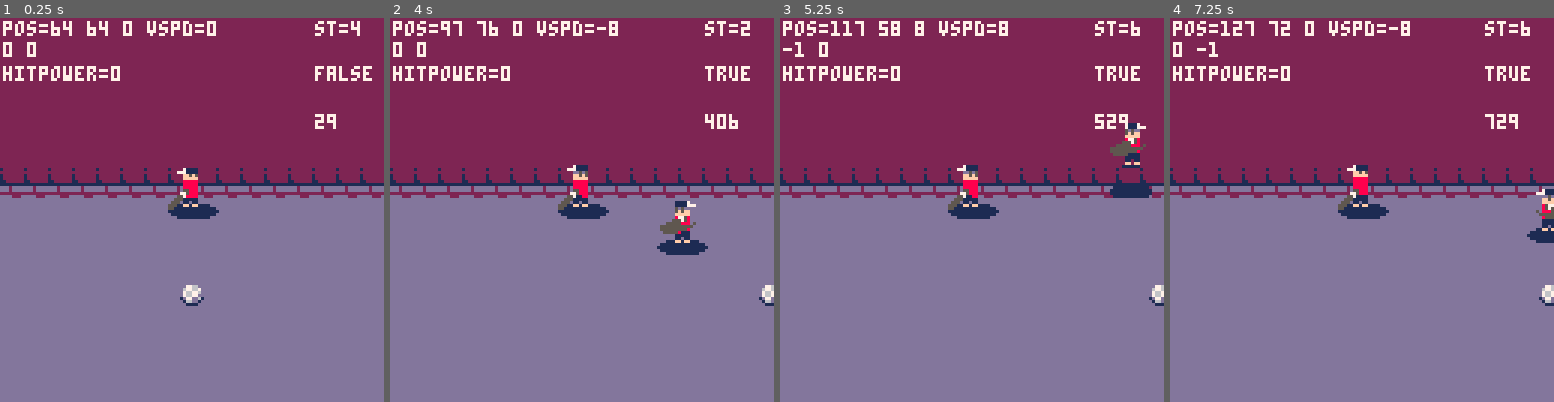
Above: before the commit, frames 1-4 (left to right).
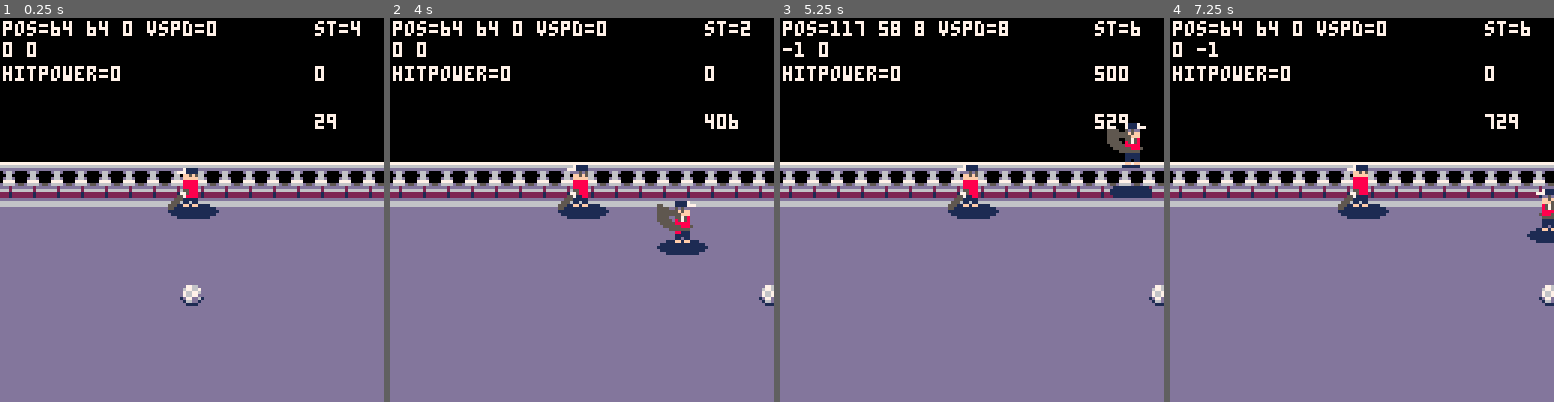
Above: after the commit, the same moments.

Repository: rodrigodmoreira/pico-8
Game: PICO-8 cartridge general/multilane_proto.p8
Two runs of this game, one before a commit and one after it. Both use one fixed random seed, a clock stepped at 60 frames per second and the inputs below.
Inputs:
- Up to frame 1 (0.25 s): no input
- Up to frame 2 (4 s): tap X (X key) at 0.33, 1.07, 1.85, 2.97 s; tap O (Z key) at 0.7, 1.7, 2.1, 2.5, 2.9, 3.3, 3.7 s; hold Right 1.6-2.1 s; hold Up 2.15-2.42 s; hold Right 2.47-3.03 s; hold Left 3.08-3.58 s; hold Down 3.63-3.97 s
- Up to frame 3 (5.25 s): hold Right 4.02-4.68 s; tap X (X key) at 4.08, 5.2 s; tap O (Z key) at 4.1, 4.5, 4.9 s; hold Up 4.73-5.03 s; hold Left from 5.08 s (still down)
- Up to frame 4 (7.25 s): tap O (Z key) every 0.4 s from 5.3 to 6.9 s; release Left at 5.68 s; hold Down 5.73-6.03 s; hold Right 6.08-6.58 s; tap X (X key) at 6.32 s; hold Right 6.63-7.13 s; hold Up from 7.18 s (still down)

The runs differ from the first frame. In frame 1, 44% of the frame differs, in the area x 0-100%, y 0-50%; in frame 2, 45%, in the area x 0-100%, y 0-57%; in frame 3, 43%; in frame 4, 45%.

Commit message:
fix multilane prototype merge btw pc's

Diff:
--- a/general/fx_flash.p8
+++ /dev/null
@@ -1,67 +0,0 @@
-pico-8 cartridge // http://www.pico-8.com
-version 18
-__lua__
--- init
-function _init()
-	cam=vec2(-63,-63)
-	fx={
-		pos=vec2(20,20),
-		rot=0
-	}
-end
-
--->8
--- update
-
-function _update60()
-	if (btn(0)) cam.x=cam.x-1
-	if (btn(1)) cam.x=cam.x+1
-	if (btn(2)) cam.y=cam.y-1
-	if (btn(3)) cam.y=cam.y+1
-
-	if (btn(4)) fx.rot=fx.rot+1
-	if (btn(5)) fx.rot=fx.rot-1
-end
-
--->8
--- draw
-
-function _draw()
-	cls()
-	camera(cam.x, cam.y)
-	for x=-100,100 do
-		local lst=vec2(x,calc(-x)):rot(fx.rot)
-		local len=vec2(x,calc(x)):rot(fx.rot)
-		line(lst.x,lst.y, len.x,len.y, 10)
-	end
-end
-
-function calc(x)
-	return 50/x
-end
-
--->8
--- utils
-
-function rot(self,r)
-	r=r*3.14/180
-	self.x = self.x*cos(r) - self.y*sin(r)
-	self.y = self.x*sin(r) + self.y*cos(r)
-	return self
-end
-
-function vec2(x,y)
-	return {
-		x=x,
-		y=y,
-		rot=rot
-	}
-end
-
-__gfx__
-00000000000000000000000000000000000000000000000000000000000000000000000000000000000000000000000000000000000000000000000000000000
-00000000000000000000000000000000000000000000000000000000000000000000000000000000000000000000000000000000000000000000000000000000
-00700700000000000000000000000000000000000000000000000000000000000000000000000000000000000000000000000000000000000000000000000000
-00077000000000000000000000000000000000000000000000000000000000000000000000000000000000000000000000000000000000000000000000000000
-00077000000000000000000000000000000000000000000000000000000000000000000000000000000000000000000000000000000000000000000000000000
-00700700000000000000000000000000000000000000000000000000000000000000000000000000000000000000000000000000000000000000000000000000
--- a/general/multilane_proto.p8
+++ b/general/multilane_proto.p8
@@ -1,18 +1,17 @@
 pico-8 cartridge // http://www.pico-8.com
-version 35
+version 36
 __lua__
 -- init
 
 function _init()
 	game_init()
-	_update
-	=game_update
-	_draw=game_draw
+	_update = game_update
+	_draw = game_draw
 end
 
 -- game init
 function game_init()
-	plist={
+	plist = {
 		player:new(),
 		player:new(1)
 	}
@@ -52,11 +51,12 @@
 	iball:draw()
 
 	-- debug
+	local p1 = plist[1]
 	print("pos="..p1.pos.x.." "..p1.pos.y.." "..p1.pos.z.." vspd="..p1.vspd, 1,1, 7)
-	local axis=get_player_gnd_axis()
+	local axis = get_player_gnd_axis()
 	print(axis.x.." "..axis.y, 1,8, 7)
 	print("hitpower="..p1.hitpower, 1,16, 7)
-	print(p1.hitting, 105,16, 7)
+	print(p1.hit_start, 105,16, 7)
 	print(ticks(), 105,32, 7)
 end
 
@@ -64,40 +64,45 @@
 -- util
 
 scene_manager = {
-	goto_menu=function()
+	goto_menu = function()
 	end
 }
 
-player={
-	new=function(self, id)
-		local o={
-			id=id or 0,
-			state=0,
-			pos=vec2:new(64,64),
-			spd=vec2:new(),
-			vspd=0,
-			hflip=false,
-			hitpower=0,
-			hitting=false,
-			hit_start=0,
-			anim={
+player = {
+	new = function(self, id)
+		local o = {
+			id = id or 0,
+			state = 0,
+			pos = vec2:new(64,64),
+			spd = vec2:new(),
+			dg_spd = vec2:new(),
+			vspd = 0,
+			hflip = false,
+			hitpower = 0,
+			hitting = false,
+			hit_start = 0,
+			hit_duration = 50, -- ticks
+			anim = {
 				{0, 2, 4}, -- idle
 				{6, 8, 10, 12}, -- run
-				{8} -- jump
+				{8}, -- jump
+				{8} -- dash
 			},
 
 			update=function(self)
-				local axis=get_player_gnd_axis(self.id)
-				local grounded=self.pos.z==0
-
-				-- set state
-				if abs(axis.x)+abs(axis.y) > 0 and grounded then
-					self.state=1
-				elseif not grounded then
-					self.state=2
-				else
-					self.state=0
-				end
+				-- basic info
+				local axis = get_player_gnd_axis(self.id)
+				local grounded = self.pos.z == 0
+
+				-- pre all-state
+					-- set state
+					if axis:length() > 0 and grounded then
+						self.state = 1
+					elseif not grounded then
+						self.state = 2
+					else
+						self.state = 0
+					end
 
 				-- jump
 				if btnp(❎, id) and grounded then
@@ -129,7 +134,7 @@
 					local elapsed = (ticks()-self.hit_start)
 
 					-- exit hit state
-					if (elapsed>=100) self.hitting=false
+					if (elapsed>=self.hit_duration) self.hitting=false
 				end
 				self.hitpower=_t(
 					btn(🅾️, id),
@@ -146,56 +151,75 @@
 
 				end
 
-				-- update position
-				self.pos.x=clamp(
-					self.pos.x+2*axis.x,
-					0,127
-				)
-				self.pos.y=clamp(
-					self.pos.y+2*axis.y,
-					56,127
-				)
-
-				-- update fake vertical spd and pos
-				if not grounded then
-					self.vspd = self.vspd-1
-				end
-				self.pos.z = clamp(
-					self.pos.z+self.vspd,
-					0,100)
+
+				-- state specifics
+				if self.state == 1 then -- idle
+
+				elseif self.state == 2 then -- walk
+
+				elseif self.state == 3 then -- jump
+
+				elseif self.state == 4 then -- dash
+					self.dg_spd.x = self.dg_spd.x * 0.8
+					self.dg_spd.y = self.dg_spd.y * 0.8
+				end
+
+
+				-- post all-state
+					-- set sprite orientation
+					if (axis.x < 0) self.hflip = true
+					if (axis.x > 0) self.hflip = false
+
+					-- update position
+					self.pos.x = clamp(
+						self.pos.x + 2*axis.x,
+						0,127
+					)
+					self.pos.y = clamp(
+						self.pos.y + 2*axis.y,
+						56,127
+					)
+
+					-- update fake vertical spd and pos
+					if not grounded then
+						self.vspd = self.vspd - 1
+					end
+					self.pos.z = clamp(
+						self.pos.z + self.vspd,
+						0,100)
 			end,
 
-			draw=function(self)
-				local p=self.pos
+			draw = function(self)
+				local p = self.pos
 
 				-- shadow
-				local z_hoff=min(7,p.z/5)
-				local z_voff=min(2,p.z/10)
+				local z_hoff = min(7,p.z/5)
+				local z_voff = min(2,p.z/10)
 				ovalfill(
-					p.x-8+z_hoff,p.y-2+z_voff,
-					p.x+8-z_hoff,p.y+2-z_voff, 1)
+					p.x - 8 + z_hoff,p.y - 2 + z_voff,
+					p.x + 8 - z_hoff,p.y + 2 - z_voff, 1)
 
 				-- player sprite
-				local frame_list=self.anim[self.state+1]
-				local frame=frame_list[get_frame_id(#frame_list, 0.1)+1]
+				local frame_list = self.anim[self.state+1]
+				local frame = frame_list[get_frame_id(#frame_list, 0.1) + 1]
 				spr(frame,
-					p.x-8,p.y-16-p.z,
+					p.x - 8,p.y - 16 - p.z,
 					2,2, self.hflip)
-				if (self.id==0) print("st="..frame,105,1,7)
+				if (self.id == 0) print("st="..frame,105,1,7)
 
 				-- bat sprite
 				if self.hitting then
-					spr(34+2*get_frame_id(5, 0.1, self.hit_start), --get_frame_id(6, 10, self.hit_start)
-						p.x-8,p.y-16-p.z,
+					spr(34 + 2 * get_timed_frame_id(self.hit_start, self.hit_duration, 6),
+						p.x - 8,p.y - 16 - p.z,
 						2,2, self.hflip)
 				else
 					spr(32,
-						p.x-8,p.y-16-p.z,
+						p.x - 8,p.y - 16 - p.z,
 						2,2, self.hflip)
 				end
 
 				-- power meter
-				if (self.hitpower~=0) rectfill(p.x+8,p.y-p.z, p.x+10,p.y-p.z-2*self.hitpower, 8)
+				if (self.hitpower ~= 0) rectfill(p.x + 8,p.y - p.z, p.x + 10,p.y - p.z - 2*self.hitpower, 8)
 			end
 		}
 		return o
@@ -242,22 +266,27 @@
 }
 
 function get_player_gnd_axis(id)
-	id=id or 0
-	local axis=vec2:new()
+	id = id or 0
+	local axis = vec2:new()
 	axis.x = _t(btn(⬅️, id),-1,0) + _t(btn(➡️,id), 1,0)
 	axis.y = _t(btn(⬆️, id),-1,0) + _t(btn(⬇️,id), 1,0)
 	return axis
 end
 
-vec2={
-	new=function(self,x,y,z)
-		local o={
-			x=x or 0,
-			y=y or 0,
-			z=z or 0}
+vec2 = {
+	new = function(self,x,y,z)
+		local o = {
+			x = x or 0,
+			y = y or 0,
+			z = z or 0}
+		setmetatable(o, self.mt)
 		return o
+	end,
+	length = function(self)
+		return sqrt(self.x * self.x + self.y * self.y + self.z * self.z)
 	end
 }
+vec2.mt = { __index=vec2 }
 
 function ticks()
 	return flr(time()*100)
@@ -272,8 +301,12 @@
 	return max(min(v, ma), mi)
 end
 
-function get_frame_id(_max, spd, offset)
-	return flr((ticks()-(offset or 0))*spd)%_max
+function get_frame_id(_max, spd, tick_offset)
+	return flr((ticks() - (tick_offset or 0)) * spd) % _max
+end
+
+function get_timed_frame_id(start_tick, duration, frames_nmb)
+	return flr((ticks() - start_tick)/duration * frames_nmb)
 end
 
 function check_rect_coll(x1,y1,w1,h1, x2,y2,w2,h2)
@@ -284,23 +317,21 @@
 	)
 end
 
---[[
-function get_frame_id(_max, spd, width, height)
-	local lid=width*(flr(time()*spd)%_max)
-	return height*flr(lid/128)+lid%128
-end
-]]
+-- function get_frame_id(_max, spd, width, height)
+-- 	local lid=width*(flr(time()*spd)%_max)
+-- 	return height*flr(lid/128)+lid%128
+-- end
 
 function sort_by_depth()
-	local res={}
+	local res = {}
 	-- bubblesort cause im lazy right now
-	for i=1,#plist-1 do
-		for j=1, #plist-1 do
-			local current=plist[j]
-			local next=plist[j+1]
-			if current.pos.y>next.pos.y then
-				plist[j]=next
-				plist[j+1]=current
+	for i = 1,#plist-1 do
+		for j = 1, #plist-1 do
+			local current = plist[j]
+			local next = plist[j+1]
+			if current.pos.y > next.pos.y then
+				plist[j] = next
+				plist[j+1] = current
 			end
 		end
 	end
@@ -427,14 +458,14 @@
 00000000000000000000000000000000000000000000000000000000000000000000000000000000000000000000000000000000000000000000000000000000
 00000000000000000000000000000000000000000000000000000000000000000000000000000000000000000000000000000000000000000000000000000000
 00000000000000000000000000000000000000000000000000000000000000000000000000000000000000000000000000000000000000000000000000000000
-0000000000000000000000000000000000000000000000000000000000000000000000000000000000000000000000002222222222222222ddd2dddddddddddd
-0000000000000000000000000000000000000000000000000000000000000000000000000000000000000000000000002222222222222222ddd2dddddddddddd
-000000000000000000000000000000000000000000000000000000000000000000000000000000000000000000000000222222221222222222222222dddddddd
-0000000000000000000000000000000000000000000000000000000000000000000000000000000000000000000000002222222222222222dddd222ddddddddd
-0000000000000000000000000000000000000000000000000000000000000000000000000000000000000000000000002222222212222222dddddddddddddddd
-0000000000000000000000000000000000000000000000000000000000000000000000000000000000000000000000002222222212222222dddddddddddddddd
-0000000000000000000000000000000000000000000000000000000000000000000000000000000000000000000000002222222211222222dddddddddddddddd
-0000000000000000000000000000000000000000000000000000000000000000000000000000000000000000000000002222222211111111dddddddddddddddd
+0000000000000000000000000000000000000000000000000000000000000000000000000000000000000000000000000000000077777777ddd2dddddddddddd
+000000000000000000000000000000000000000000000000000000000000000000000000000000000000000000000000000000006666666666626666dddddddd
+00000000000000000000000000000000000000000000000000000000000000000000000000000000000000000000000000000000dddddddd22212222dddddddd
+000000000000000000000000000000000000000000000000000000000000000000000000000000000000000000000000000000000d66d00022212222dddddddd
+0000000000000000000000000000000000000000000000000000000000000000000000000000000000000000000000000000000000660000dddddddddddddddd
+000000000000000000000000000000000000000000000000000000000000000000000000000000000000000000000000000000000d66d00066666666dddddddd
+000000000000000000000000000000000000000000000000000000000000000000000000000000000000000000000000000000000777700066666666dddddddd
+00000000000000000000000000000000000000000000000000000000000000000000000000000000000000000000000000000000d6666d55dddddddddddddddd
 __map__
 fcfcfcfcfcfcfcfcfcfcfcfcfcfcfcfc00000000000000000000000000000000000000000000000000000000000000000000000000000000000000000000000000000000000000000000000000000000000000000000000000000000000000000000000000000000000000000000000000000000000000000000000000000000
 fcfcfcfcfcfcfcfcfcfcfcfcfcfcfcfc00000000000000000000000000000000000000000000000000000000000000000000000000000000000000000000000000000000000000000000000000000000000000000000000000000000000000000000000000000000000000000000000000000000000000000000000000000000
Renamed: general/creep_ball.p8 -> general/platformer.p8
Not shown, added: README.md
